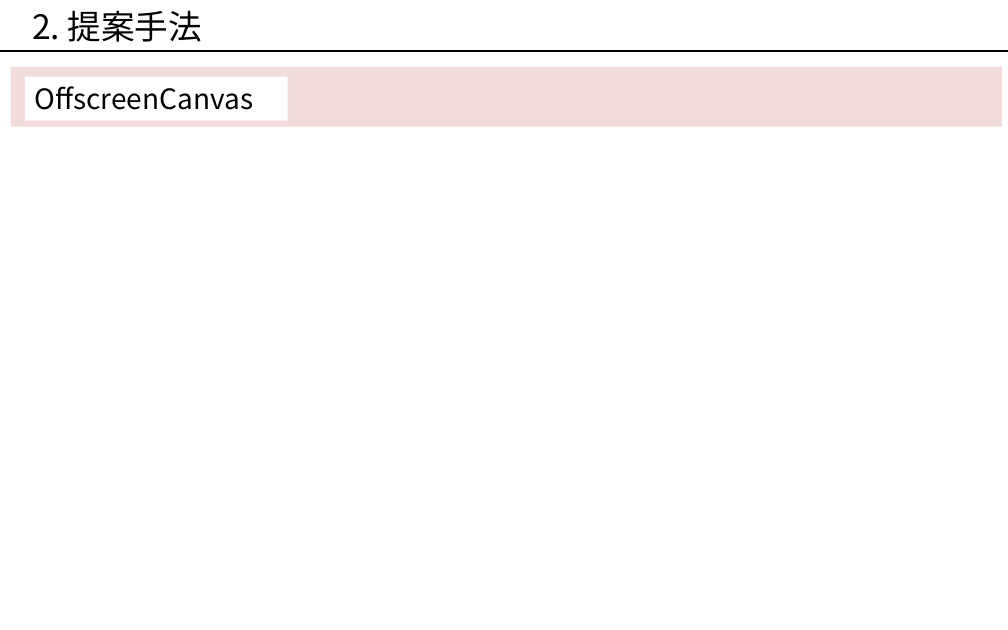
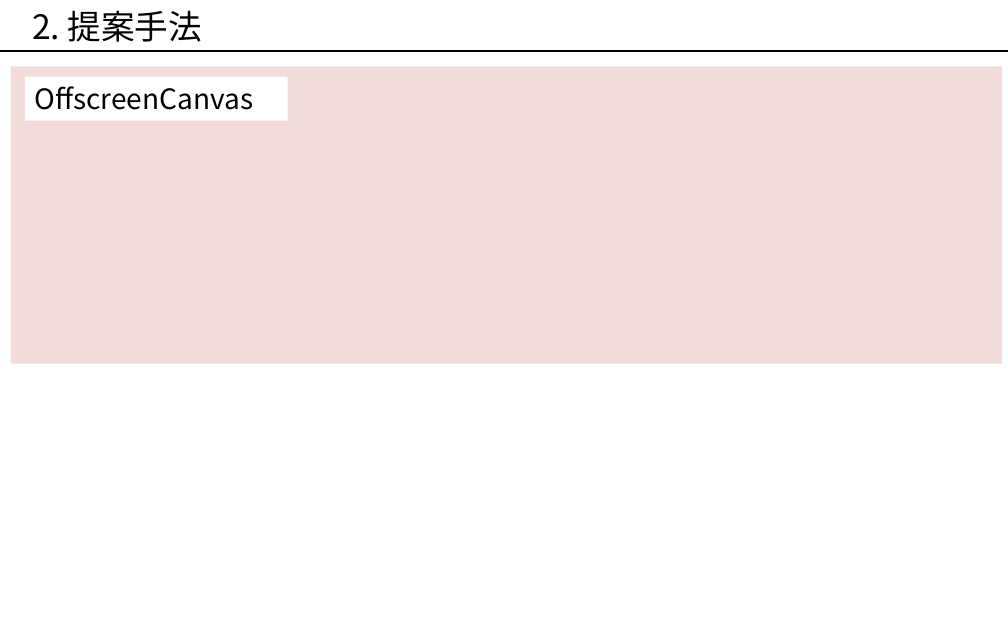
Before and after one commit to okmtaoo/-, a slide deck: slide 3 of presentation/出す.pptx. Drawn at 1008x630 pixels with LibreOffice and Linux fonts; fonts in the diff are those of the drawing. Boxes give left, top, right and bottom in pixels: in the first picture for what was removed or moved away, otherwise in the second. Text is boxed around its words. In the diff, an @@ line names an element or a change of style, - is before the commit and + after.

```diff
--- a/presentation/出す.pptx
+++ b/presentation/出す.pptx
@@ rectangle: place and size @@
-rectangle at <box>11,67,1003,127</box>
+rectangle at <box>11,67,1003,364</box>
```
Also in this commit, not shown: 5 other slides changed, 1 slide added, 1 slide removed, 2 other files.
